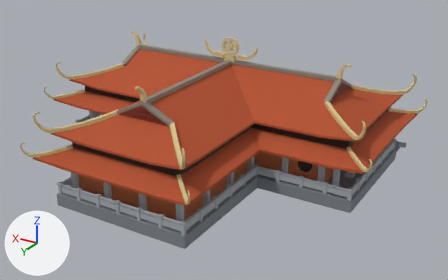
The Blender file blender/chanh_dien_final.blend, before and after one commit.
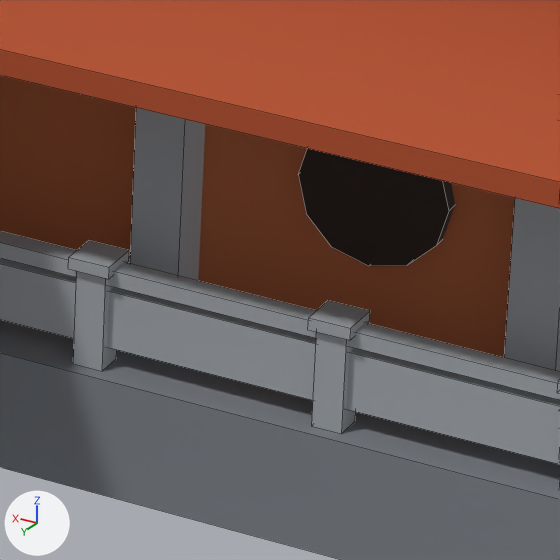
Each version appears first whole from a 50 mm lens placed at (-32.8, 56.0, 28.9), pointed at (-2.5, 5.5, 3.6), and next in a close-up on the part from 60% to 72% of the width and 52% to 71% of the height. Every picture has the same lights, and +X, +Y and +Z are marked at lower left. The older version's two pictures come first. The close-ups show mesh edges as thin lines.

Names of what the first close-up shows: 'Cot_Da', 'Cua_So_Tron', 'Lan_Can', 'Mai_Duoi', 'Nen_Da', 'Tuong_Gach'.
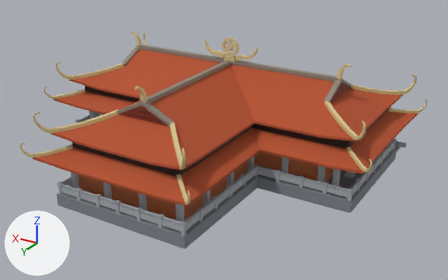
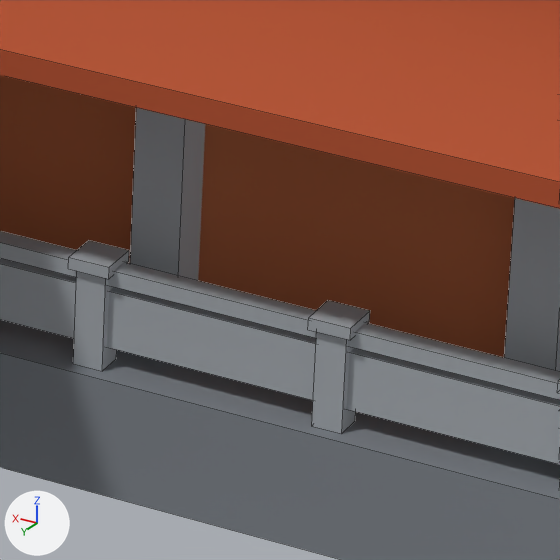
Commit message: Thu nhỏ scale mô hình chanh_dien

Boxes [x1, y1, x2, y2] around the edits, measured in the close-ups (560 x 560 px):
'Cua_So_Tron', reshaped (not visible afterwards)
    before: [298, 148, 455, 266]

What the commit changed:
me_cua_so_tron is used by ob_cua_so_tron; parent ob_chanhdien_root; location (0.0, 0.0, 0.0).
me_cua_so_tron had 96 vertices, 56 faces and spanned x -12.5..12.5, y -5.9..5.9, z 2.5..4.0.
me_cua_so_tron now has 48 vertices, 28 faces and spans x -12.5..12.5, y -5.9..-5.7, z 2.5..4.0.
me_cua_so_tron part 1: the loose piece of 24 vertices spanning x -12.5..-11.0, y 5.7..5.9, z 2.5..4.0 is deleted.
Other edits to the shape of me_cua_so_tron do not show in these pictures.
